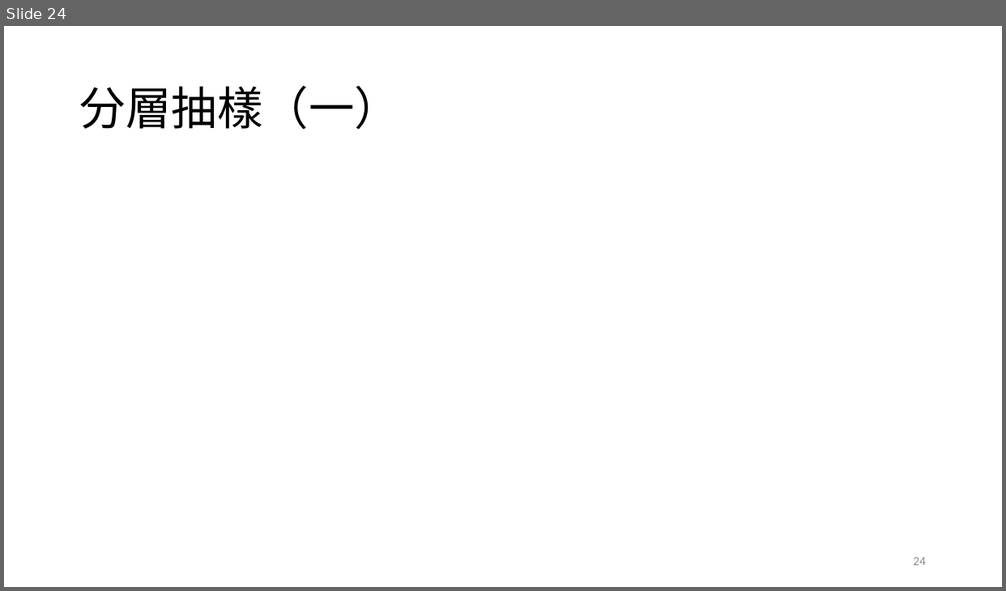
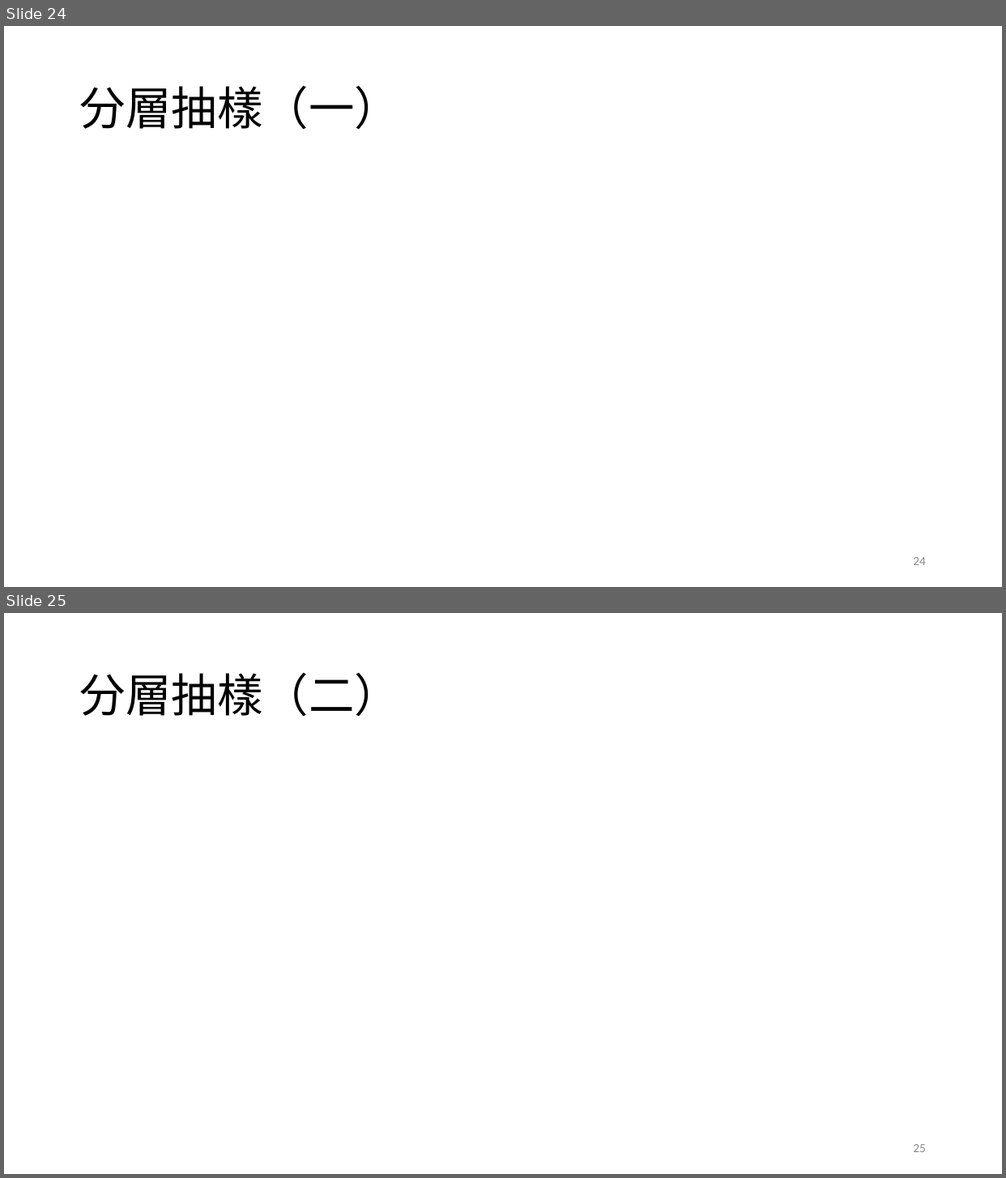
Before and after one commit to TsaiChiahung/PublicOpinion2026, a slide deck: 投影片/民意與調查Week5.pptx. Shown one above the other, each under a label of ours: slide 24 before the commit, slides 24 and 25 after it. The pictures are 1006x591 and 1006x1178 pixels, drawn with LibreOffice and Linux fonts; fonts in the diff are those of the drawing; grey boxes stand for pictures. Boxes give left, top, right and bottom in pixels: in the first picture for what was removed or moved away, otherwise in the second. Text is boxed around its words. In the diff, an @@ line names an element or a change of style, - is before the commit and + after.

```diff
--- a/投影片/民意與調查Week5.pptx
+++ b/投影片/民意與調查Week5.pptx
@@ slide 25 added at (x1=4, y1=613, x2=1002, y2=1174), background #FFFFFF @@
@@ title added at (x1=80, y1=673, x2=400, y2=717), 44 pt, text #000000 @@
+分層抽樣（二）
@@ page number added at (x1=913, y1=1144, x2=926, y2=1152), 12 pt, text #8C8C8C @@
+25
```
Also in this commit, not shown: 2 slides changed, 2 other slides added.
